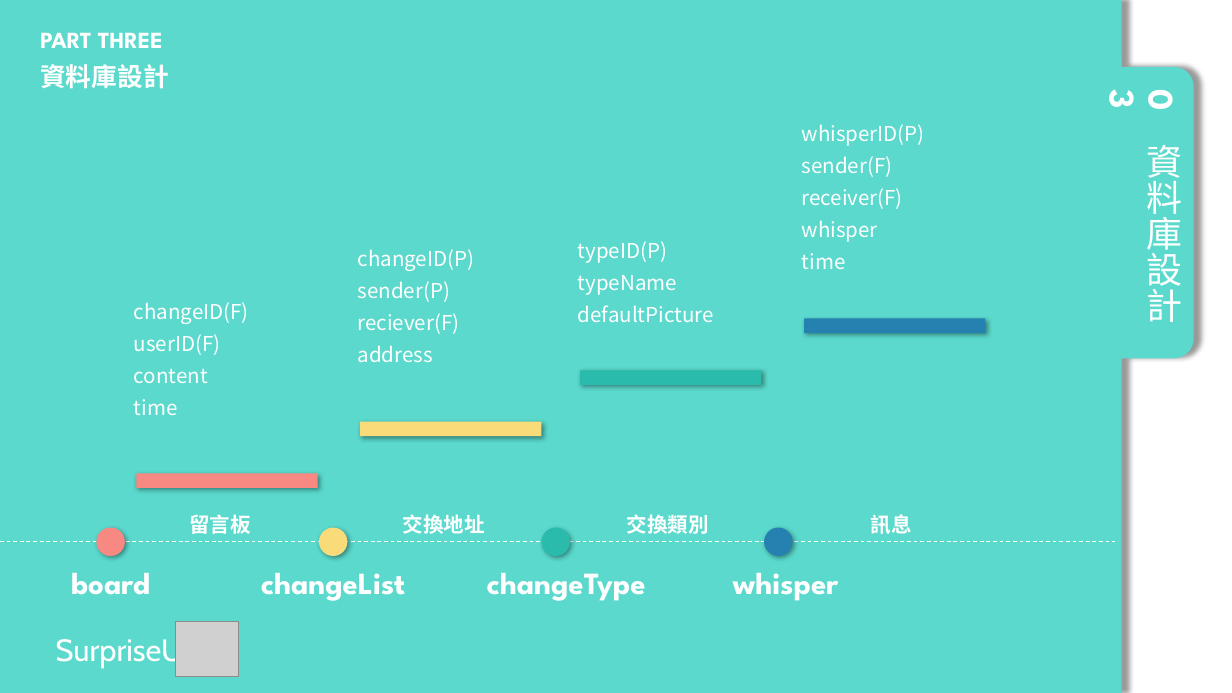
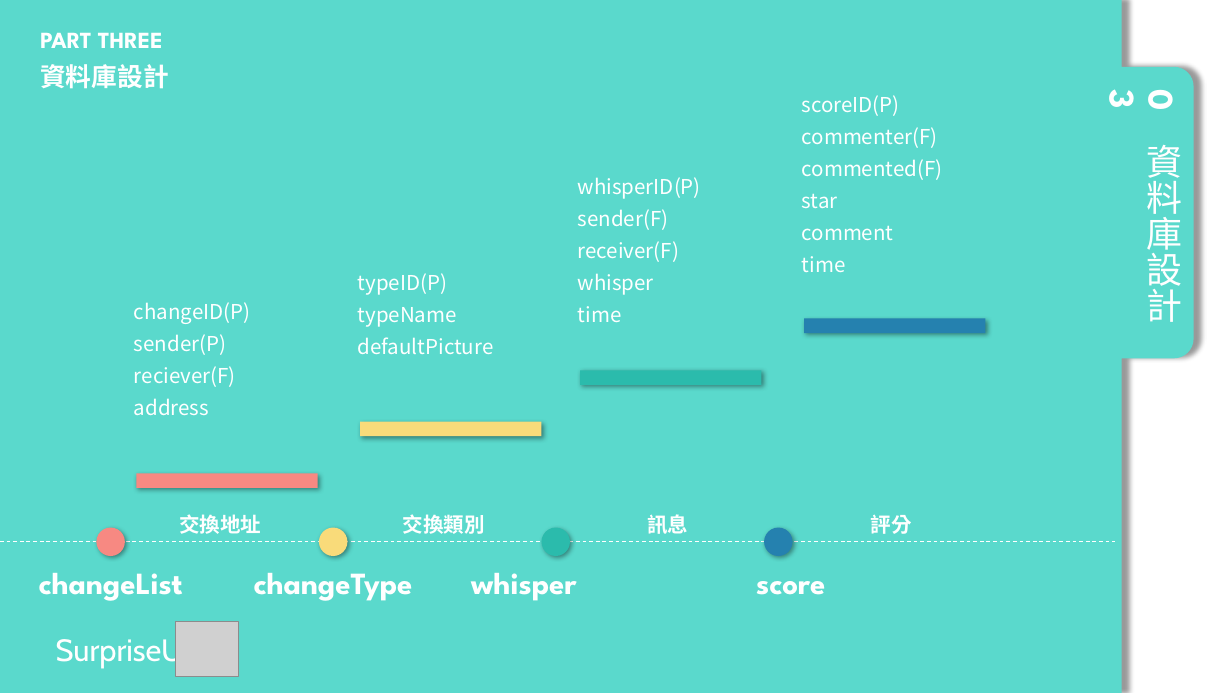
Before and after one commit to wtfaha/1061_SurpriseU, a slide deck: slide 9 of 其他/ppt/20171128_進度報告.pptx. Drawn at 1232x693 pixels with LibreOffice and Linux fonts; fonts in the diff are those of the drawing; grey boxes stand for pictures. Boxes give left, top, right and bottom in pixels: in the first picture for what was removed or moved away, otherwise in the second. Text is boxed around its words. In the diff, an @@ line names an element or a change of style, - is before the commit and + after.

```diff
--- a/其他/ppt/20171128_進度報告.pptx
+++ b/其他/ppt/20171128_進度報告.pptx
@@ text "scoreID(P)": place and size @@
-text "scoreID(P)" at (802,124,925,269)
+text "scoreID(P)" at (802,95,943,272)
@@ text at (802,95,943,240): text changed @@
-whisperID(P)
-sender(F)
-receiver(F)
-whisper
+scoreID(P)
+commenter(F)
+commented(F)
+star
+comment
@@ text at (578,177,701,322): text changed @@
-typeID(P)
-typeName
-defaultPicture
+whisperID(P)
+sender(F)
+receiver(F)
+whisper
+time
@@ text at (358,273,494,354): text changed @@
-changeID(P)
-sender(P)
-reciever(F)
-address
+typeID(P)
+typeName
+defaultPicture
@@ text at (134,302,250,415): text changed @@
-changeID(F)
-userID(F)
-content
-time
+changeID(P)
+sender(P)
+reciever(F)
+address
@@ text at (179,514,261,534): text changed @@
-留言板
+交換地址
@@ text at (403,514,485,534): text changed @@
-交換地址
+交換類別
@@ text at (647,514,688,534): text changed @@
-交換類別
+訊息
@@ text at (871,514,912,534): text changed @@
-訊息
+評分
@@ text "changeList": place and size @@
-text "changeList" at (261,573,405,601)
+text "changeList" at (39,573,183,601)
@@ text "changeType": place and size @@
-text "changeType" at (487,573,646,601)
+text "changeType" at (254,573,413,601)
@@ text "whisper": place and size @@
-text "whisper" at (733,573,839,601)
+text "whisper" at (471,573,577,601)
@@ text removed at (71,573,150,595) @@
-board
@@ text added at (756,581,825,595), 24 pt, text #FFFFFF, bold @@
+score
```
Also in this commit, not shown: 4 other slides changed, 2 other files.
